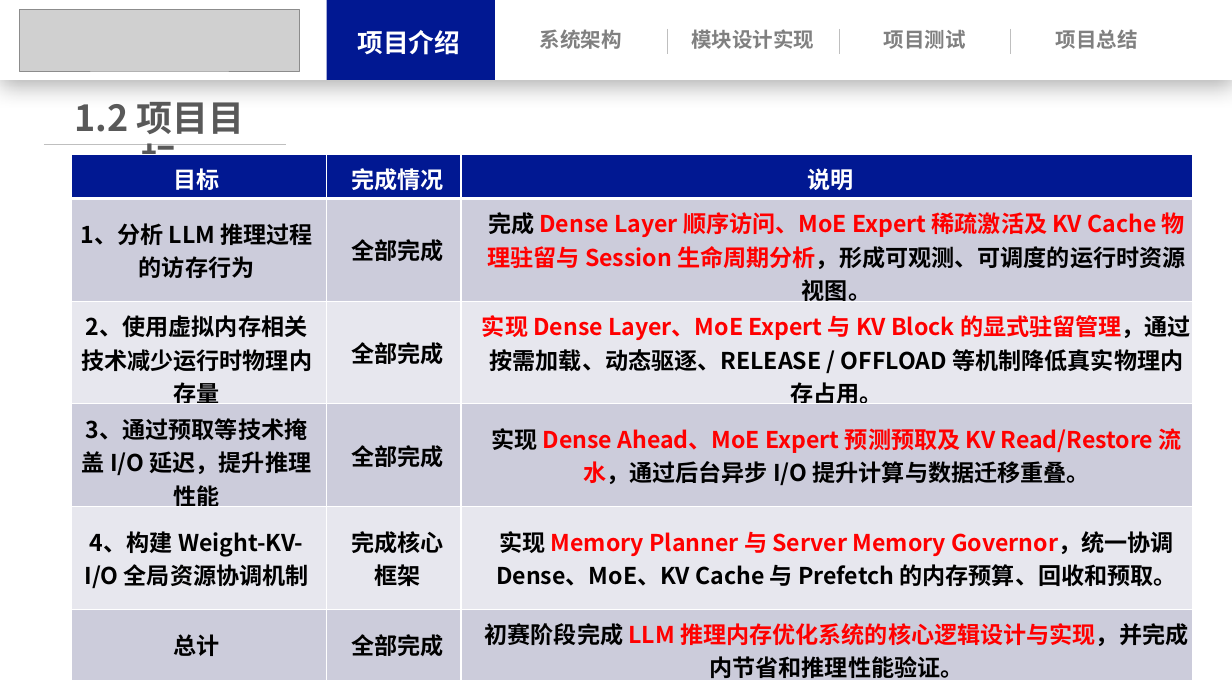
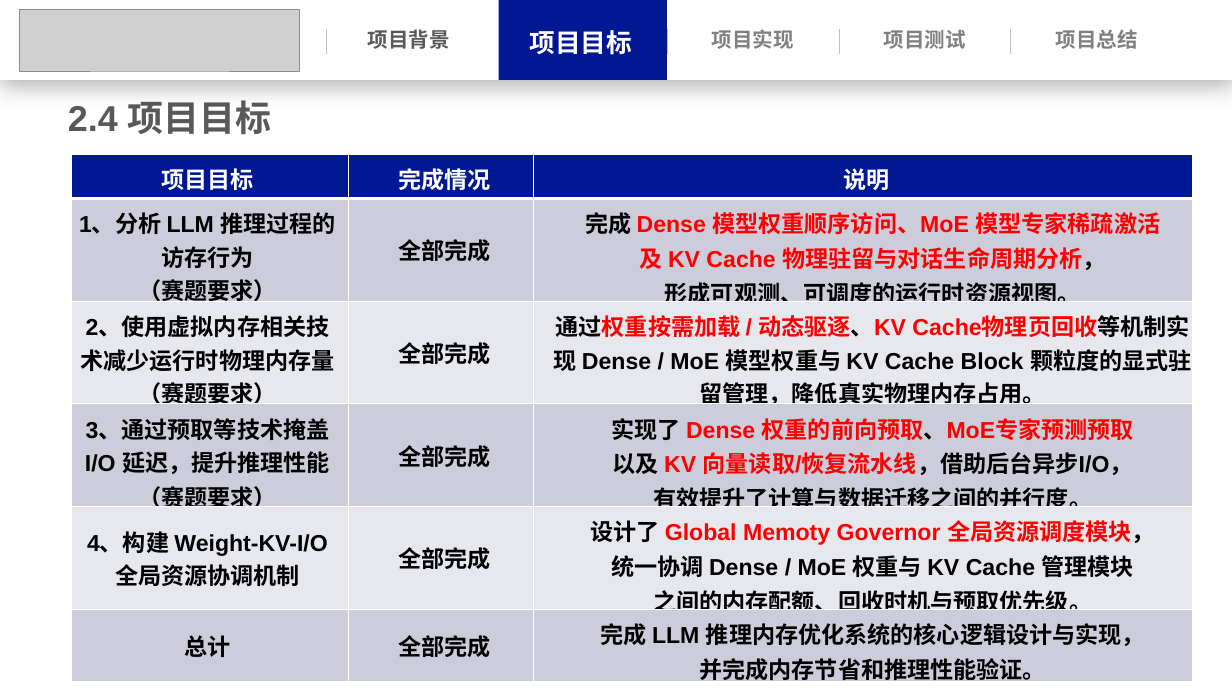
Before and after one commit to Leslie-1341/llama.cpp, a slide deck: slide 11 of docs/操作系统功能赛.pptx (slide 5 before the commit). Drawn at 1232x693 pixels with LibreOffice and Linux fonts; fonts in the diff are those of the drawing; grey boxes stand for pictures. Boxes give left, top, right and bottom in pixels: in the first picture for what was removed or moved away, otherwise in the second. Text is boxed around its words. In the diff, an @@ line names an element or a change of style, - is before the commit and + after.

```diff
--- a/docs/操作系统功能赛.pptx
+++ b/docs/操作系统功能赛.pptx
@@ line added from (326, 29) to (326, 54), #BFBFBF 0.5 pt @@
@@ text at box(368, 29, 450, 49): text changed; size 20 to 16 pt; font Noto Sans CJK SC to Arial; text colour #FFFFFF to #595959 @@
-项目介绍
+项目背景
@@ rectangle: place and size @@
-rectangle at box(326, 0, 494, 80)
+rectangle at box(499, 0, 667, 80)
@@ text removed at box(540, 29, 622, 49) @@
-系统架构
@@ text at box(712, 29, 794, 49): text changed; font Noto Sans CJK SC to Arial @@
-模块设计实现
+项目实现
@@ text added at box(529, 30, 632, 55), 20 pt, text #FFFFFF, bold @@
+项目目标
@@ text at box(68, 100, 272, 134): text changed; font Noto Sans CJK SC to Arial @@
-1.2 项目目标
+2.4 项目目标
@@ line removed from (44, 144) to (287, 144) @@
@@ table at box(72, 154, 1194, 687) @@
-row 1, column 1: 目标
+row 1, column 1: 项目目标
-row 2, column 1: 1、分析 LLM 推理过程的访存行为
+row 2, column 1: 1、分析 LLM 推理过程的访存行为 （赛题要求）
-row 2, column 3: 完成 Dense Layer 顺序访问、MoE Expert 稀疏激活及 KV Cache 物理驻留与 Session 生命周期分析，形成可观测、可调度的运行时资源视图。
+row 2, column 3: 完成 Dense 模型权重顺序访问、MoE 模型专家稀疏激活 / 及 KV Cache 物理驻留与对话生命周期分析， / 形成可观测、可调度的运行时资源视图。
-row 3, column 1: 2、使用虚拟内存相关技术减少运行时物理内存量
+row 3, column 1: 2、使用虚拟内存相关技术减少运行时物理内存量（赛题要求）
-row 3, column 3: 实现 Dense Layer、MoE Expert 与 KV Block 的显式驻留管理，通过按需加载、动态驱逐、RELEASE / OFFLOAD 等机制降低真实物理内存占用。
+row 3, column 3: 通过权重按需加载 / 动态驱逐、KV Cache物理页回收等机制实现 Dense / MoE 模型权重与 KV Cache Block 颗粒度的显式驻留管理，降低真实物理内存占用。
-row 4, column 1: 3、通过预取等技术掩盖 I/O 延迟，提升推理性能
+row 4, column 1: 3、通过预取等技术掩盖 I/O 延迟，提升推理性能 / （赛题要求）
-row 4, column 3: 实现 Dense Ahead、MoE Expert 预测预取及 KV Read/Restore 流水，通过后台异步 I/O 提升计算与数据迁移重叠。
+row 4, column 3: 实现了 Dense 权重的前向预取、MoE专家预测预取 / 以及 KV 向量读取/恢复流水线，借助后台异步I/O， / 有效提升了计算与数据迁移之间的并行度。
-row 5, column 2: 完成核心框架
+row 5, column 2: 全部完成
-row 5, column 3: 实现 Memory Planner 与 Server Memory Governor，统一协调 Dense、MoE、KV Cache 与 Prefetch 的内存预算、回收和预取。
+row 5, column 3: 设计了 Global Memoty Governor 全局资源调度模块， / 统一协调 Dense / MoE 权重与 KV Cache 管理模块 / 之间的内存配额、回收时机与预取优先级。
-row 6, column 3: 初赛阶段完成 LLM 推理内存优化系统的核心逻辑设计与实现，并完成内节省和推理性能验证。
+row 6, column 3: 完成 LLM 推理内存优化系统的核心逻辑设计与实现， / 并完成内存节省和推理性能验证。
@@ font Noto Sans CJK SC to Arial in "完成情况", "说明", "全部完成", "全部完成" and 4 more places @@
```
Also in this commit, not shown: 27 other slides changed, 8 slides added, 11 slides removed, 3 other files.
